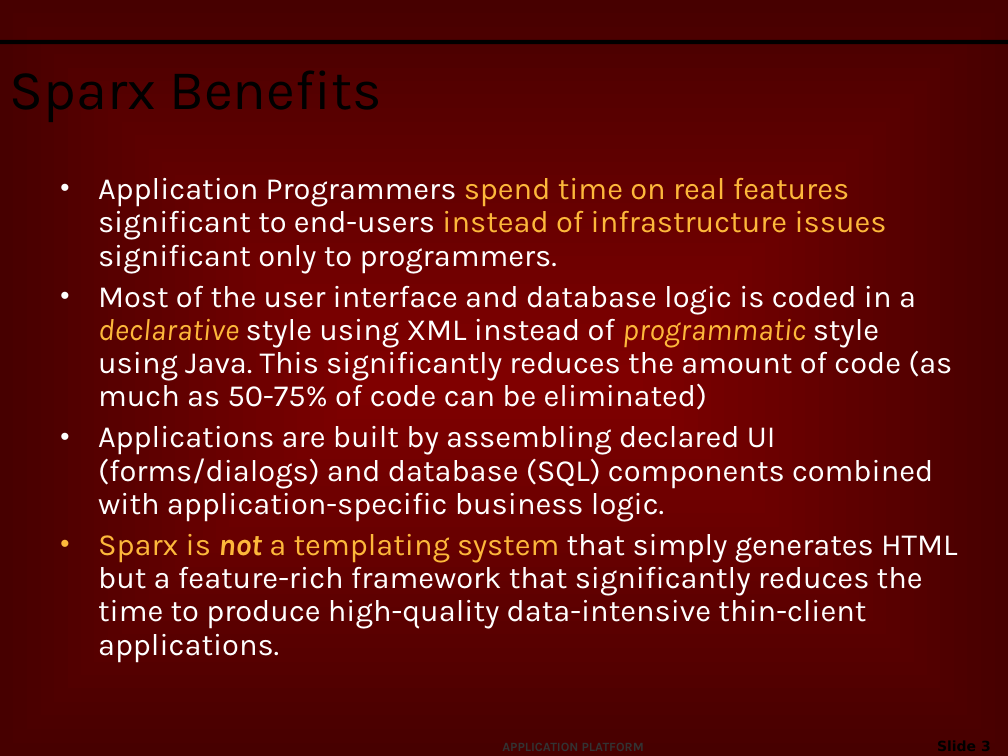
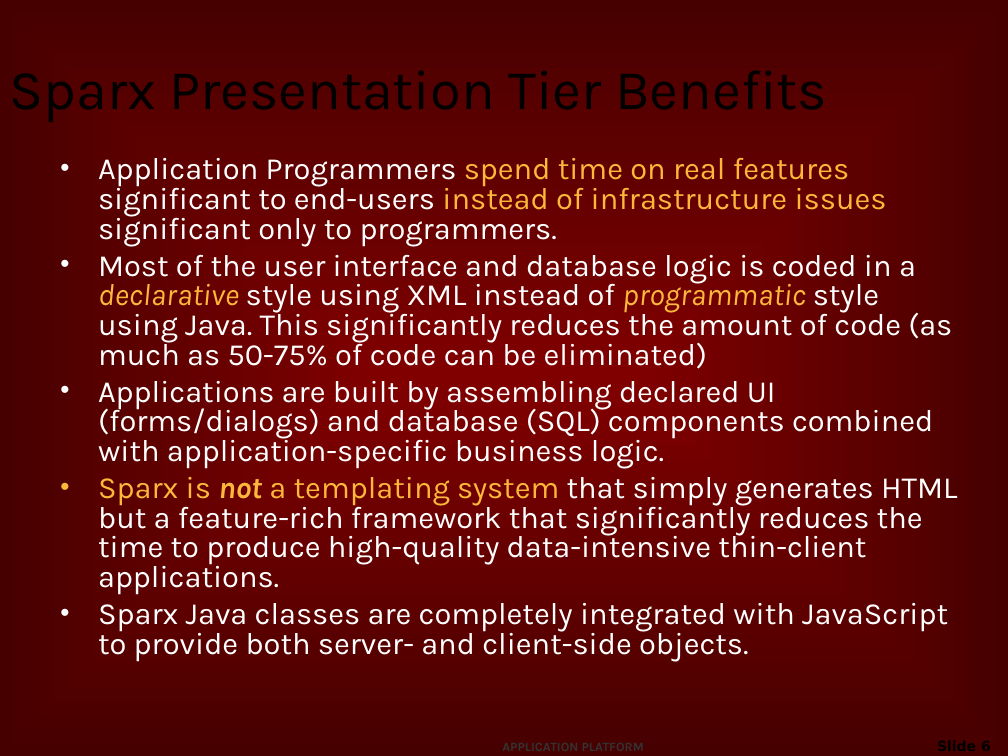
Before and after one commit to netspective/sparx-2001, a slide deck: slide 6 of Sparx/web-shared/docs/project/Introduction_to_Sparx.ppt (slide 3 before the commit). Drawn at 1008x756 pixels with LibreOffice and Linux fonts; fonts in the diff are those of the drawing; background and template pictures are left out. Boxes give left, top, right and bottom in pixels: in the first picture for what was removed or moved away, otherwise in the second. Text is boxed around its words. In the diff, an @@ line names an element or a change of style, - is before the commit and + after.

```diff
--- a/Sparx/web-shared/docs/project/Introduction_to_Sparx.ppt
+++ b/Sparx/web-shared/docs/project/Introduction_to_Sparx.ppt
@@ title at [0, 15, 857, 160]: text changed @@
-Sparx Benefits
+Sparx Presentation Tier Benefits
@@ line removed from (1, 42) to (1008, 42) @@
@@ text "Application Programmers spend time on ...": place and size @@
-text "Application Programmers spend time on ..." at [98, 178, 957, 662]
+text "Application Programmers spend time on ..." at [98, 158, 957, 661]
@@ text at [98, 158, 957, 595]: line spacing 0.9 to 0.8 @@
@@ text at [98, 603, 948, 661]: paragraph added @@
+• Sparx Java classes are completely integrated with JavaScript to provide both server- and client-side objects.
@@ page number at [841, 733, 1000, 756]: text changed @@
-Slide 3
+Slide 6
```
Also in this commit, not shown: 21 other slides changed, 9 slides added, 3 slides removed, 1 other file.
